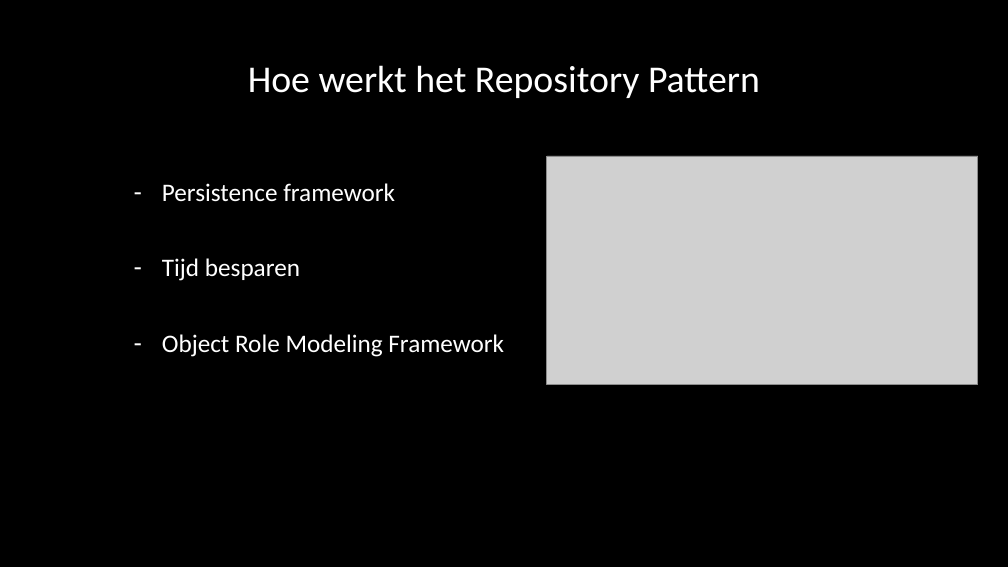
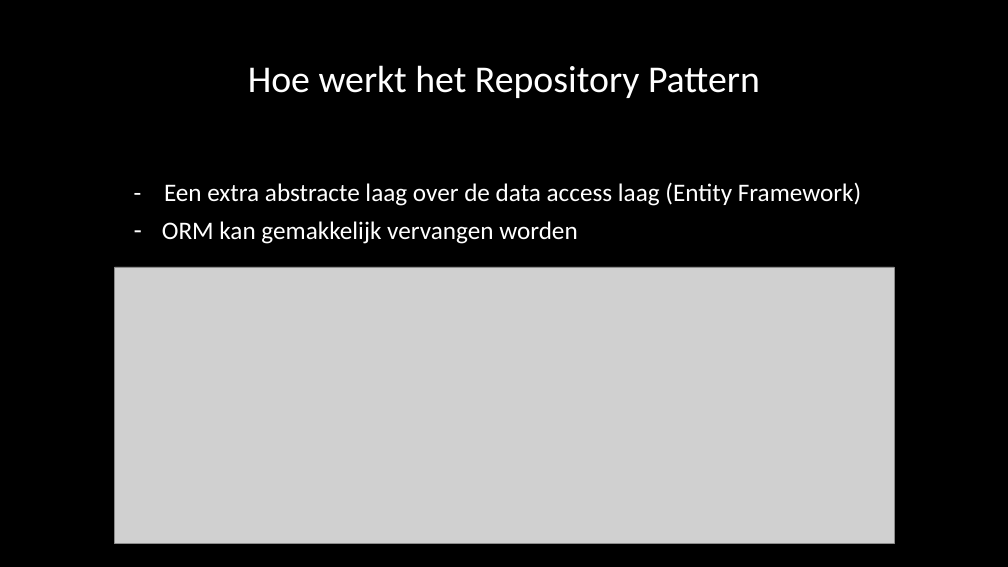
Before and after one commit to RandyGrouls/nots-wapp-workshop, a slide deck: slide 8 of slides/Framework_presentatie.pptx. Drawn at 1008x567 pixels with LibreOffice and Linux fonts; fonts in the diff are those of the drawing; grey boxes stand for pictures; background and template pictures are left out. Boxes give left, top, right and bottom in pixels: in the first picture for what was removed or moved away, otherwise in the second. Text is boxed around its words. In the diff, an @@ line names an element or a change of style, - is before the commit and + after.

```diff
--- a/slides/Framework_presentatie.pptx
+++ b/slides/Framework_presentatie.pptx
@@ picture removed at (547, 156, 978, 385) @@
@@ text at (162, 182, 861, 244): text changed @@
-– Persistence framework
-– Tijd besparen
-– Object Role Modeling Framework
+- Een extra abstracte laag over de data access laag (Entity Framework)
+– ORM kan gemakkelijk vervangen worden
@@ picture added at (115, 267, 895, 544) @@
```
Also in this commit, not shown: 1 other slide changed, 2 other files.
